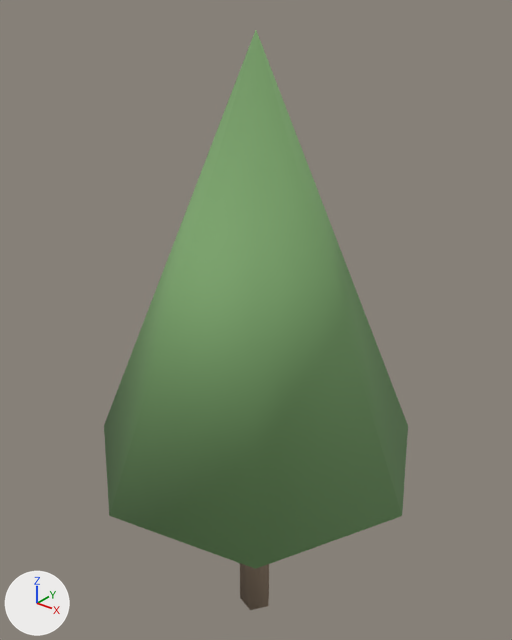
An edit to the glTF model prototype/assets/models/terrain/ambient_tree_19.glb, drawn before and after from the same camera.
Before and after are seen from a 50 mm camera at (1.232, -1.54, 2.13) aimed at (-0.033, 0.042, 1.15). The axes (+X, +Y, +Z) are drawn at lower left. The lights are the same throughout. The picture after the commit comes second.

The first picture shows 'ambient_tree_19'.
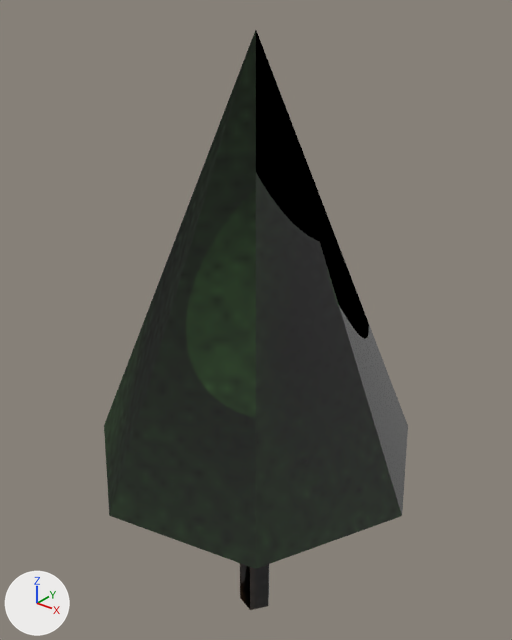
Pixel boxes (x1, y1, x2, y2) of what changed, in the pictures (512 x 640 px):
```json
{"object": "ambient_tree_19", "change": "surface changed", "before": [104, 30, 408, 610], "after": [104, 30, 408, 610], "on screen": "green to black"}
```

Edits to the scene script, one JSON object a line:
```json
{"op": "add", "block": "img_ambient_tree_19_mat1_rough", "code": ["img_ambient_tree_19_mat1_rough = load_image('ambient_tree_19_mat1_rough', '_unpacked/ambient_tree_19_mat1_rough', 128, 128, 'Non-Color')"]}
{"op": "add", "block": "img_ambient_tree_19_mat1_norm", "code": ["img_ambient_tree_19_mat1_norm = load_image('ambient_tree_19_mat1_norm', '_unpacked/ambient_tree_19_mat1_norm', 128, 128, 'Non-Color')"]}
{"op": "add", "block": "img_ambient_tree_19_mat1_albedo", "code": ["img_ambient_tree_19_mat1_albedo = load_image('ambient_tree_19_mat1_albedo', '_unpacked/ambient_tree_19_mat1_albedo', 128, 128, 'sRGB')"]}
{"op": "add", "block": "img_ambient_tree_19_mat0_albedo", "code": ["img_ambient_tree_19_mat0_albedo = load_image('ambient_tree_19_mat0_albedo', '_unpacked/ambient_tree_19_mat0_albedo', 128, 128, 'sRGB')"]}
{"op": "add", "block": "img_ambient_tree_19_mat0_rough", "code": ["img_ambient_tree_19_mat0_rough = load_image('ambient_tree_19_mat0_rough', '_unpacked/ambient_tree_19_mat0_rough', 128, 128, 'Non-Color')"]}
{"op": "add", "block": "img_ambient_tree_19_mat0_norm", "code": ["img_ambient_tree_19_mat0_norm = load_image('ambient_tree_19_mat0_norm', '_unpacked/ambient_tree_19_mat0_norm', 128, 128, 'Non-Color')"]}
{"block": "mat_ambient_tree_19_mat0", "change": "nodes: BsdfPrincipled, OutputMaterial"}
{"block": "mat_ambient_tree_19_mat0", "change": "colours: brown #95816c"}
{"block": "mat_ambient_tree_19_mat0", "change": "nodes: BsdfPrincipled, Math, NormalMap, OutputMaterial, SeparateColor, TexImage x3"}
{"block": "mat_ambient_tree_19_mat0", "change": "uses the picture img_ambient_tree_19_mat0_albedo"}
{"block": "mat_ambient_tree_19_mat0", "change": "uses the picture img_ambient_tree_19_mat0_norm"}
{"block": "mat_ambient_tree_19_mat0", "change": "uses the picture img_ambient_tree_19_mat0_rough"}
{"block": "mat_ambient_tree_19_mat1", "change": "nodes: BsdfPrincipled, OutputMaterial"}
{"block": "mat_ambient_tree_19_mat1", "change": "colours: green #7ca66c"}
{"block": "mat_ambient_tree_19_mat1", "change": "nodes: BsdfPrincipled, Math, NormalMap, OutputMaterial, SeparateColor, TexImage x3"}
{"block": "mat_ambient_tree_19_mat1", "change": "uses the picture img_ambient_tree_19_mat1_albedo"}
{"block": "mat_ambient_tree_19_mat1", "change": "uses the picture img_ambient_tree_19_mat1_norm"}
{"block": "mat_ambient_tree_19_mat1", "change": "uses the picture img_ambient_tree_19_mat1_rough"}
{"block": "me_ambient_tree_19_mesh", "where": "me_ambient_tree_19_mesh.from_pydata(...)  # 18 vertices, 28 faces; spans x -0.5..0.55, y -0.54..0.54, z 0.0..2.01"}
{"block": "me_ambient_tree_19_mesh", "where": "# used by ob_ambient_tree_19; location = (0.0, 0.0, 0.0)"}
{"block": "me_ambient_tree_19_mesh", "change": "me_ambient_tree_19_mesh part 1: texture (UV) coordinates changed"}
```
